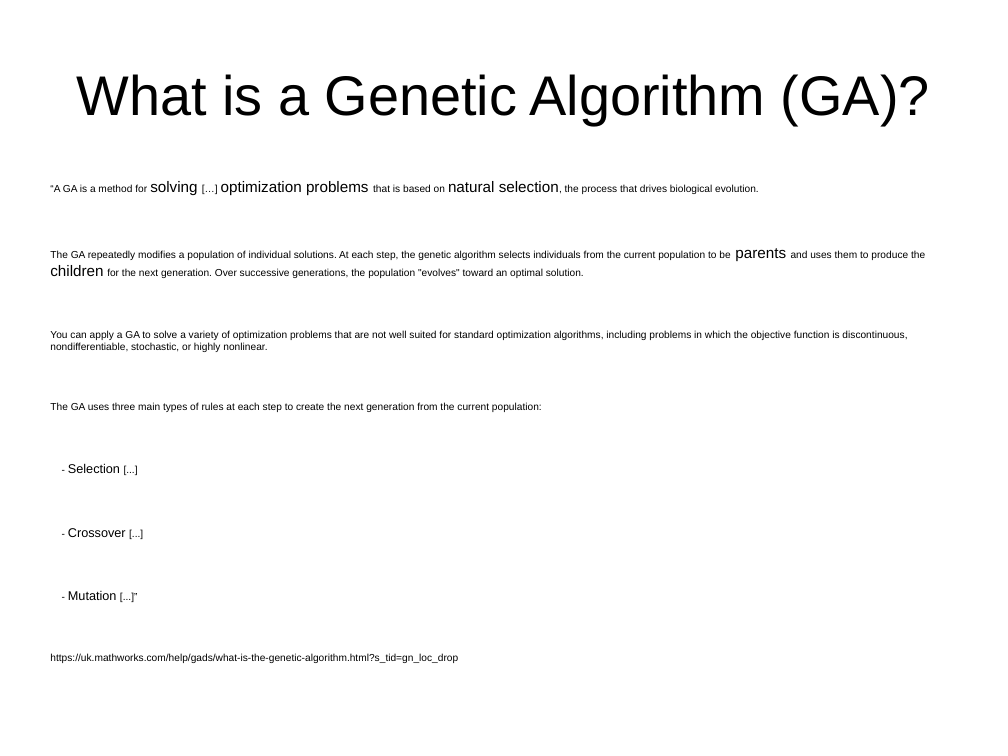
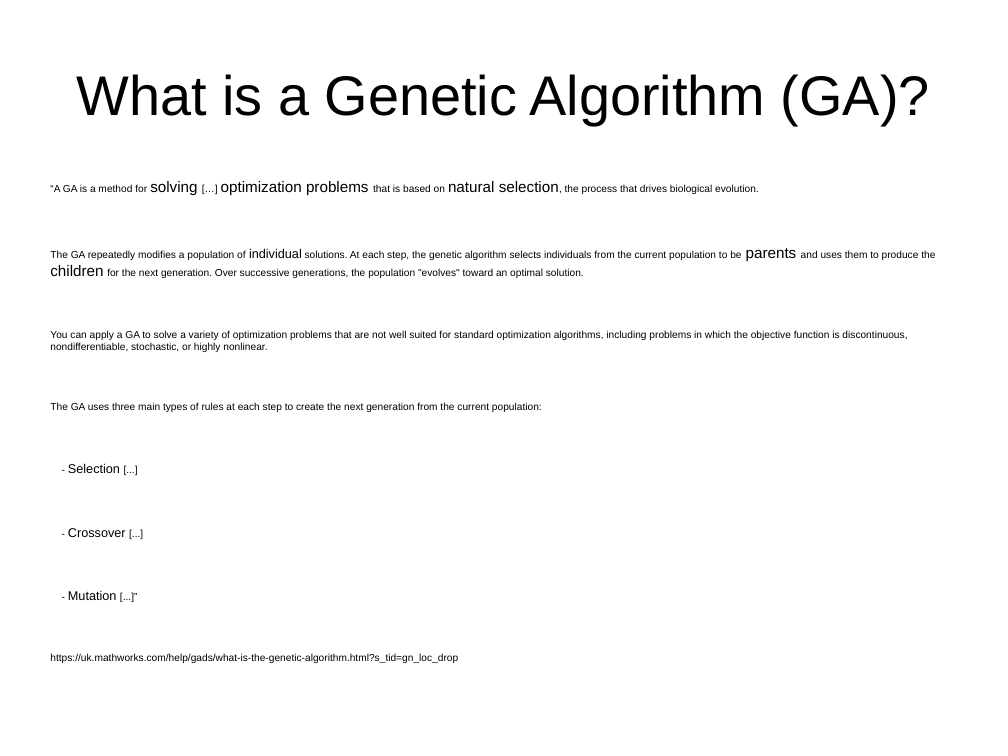
Before and after one commit to trevisanj/pinga, a slide deck: slide 1 of slides.odp. Drawn at 1008x756 pixels with LibreOffice and Linux fonts; fonts in the diff are those of the drawing. Boxes give left, top, right and bottom in pixels: in the first picture for what was removed or moved away, otherwise in the second. Text is boxed around its words. In the diff, an @@ line names an element or a change of style, - is before the commit and + after.

```diff
--- a/slides.odp
+++ b/slides.odp
@@ text at (50, 248, 935, 278): size 8 to 10 pt in "individual" @@
```
Also in this commit, not shown: 3 other slides changed, 2 slides added, 2 slides removed, 2 other files.
